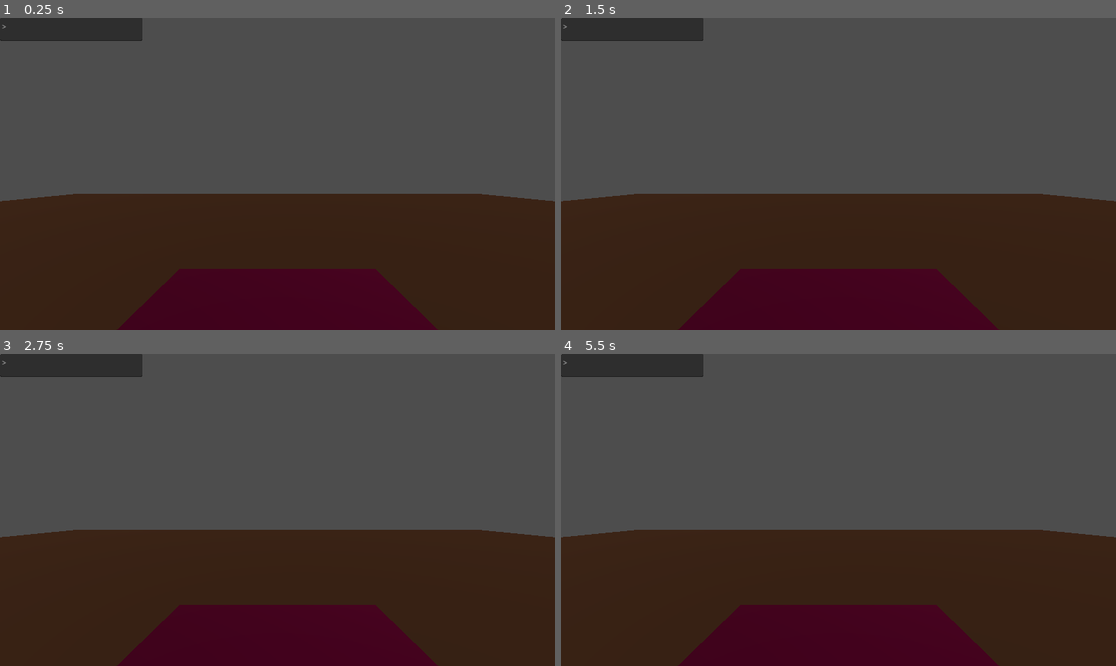
Above: before the commit, frames 1-4 (two rows, left to right).
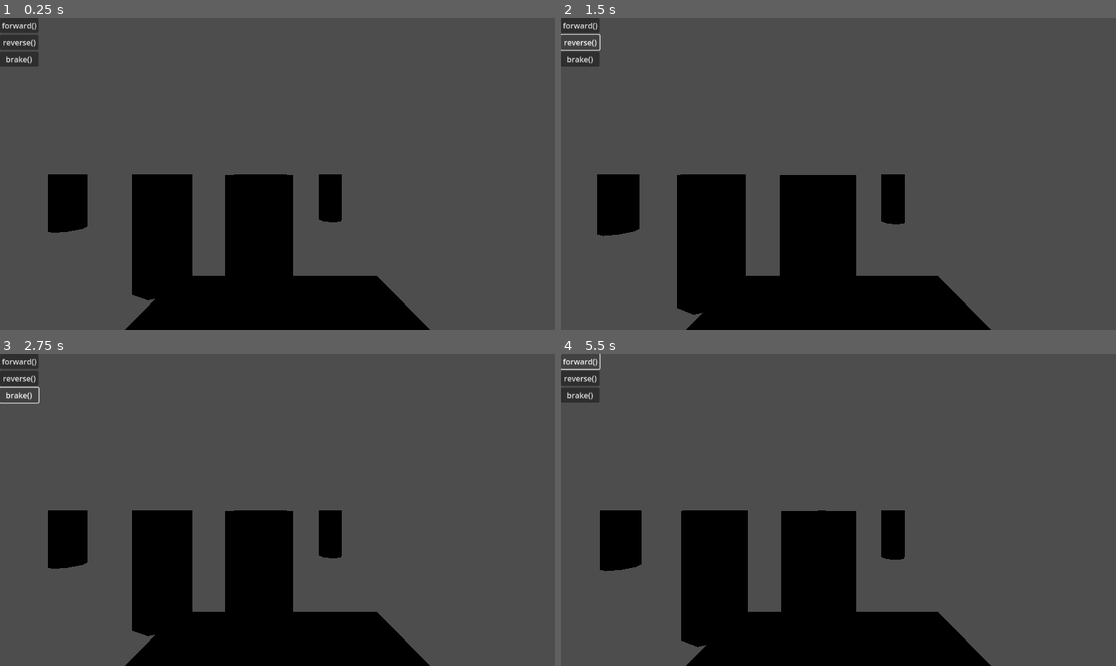
Above: after the commit, the same moments.

Repository: PandorasGit/RoverGame
Game: Godot game, scene res://DevRoom.tscn
The game is run twice, just before and just after one commit, with the same random seed, the same clock (stepped at 60 frames per second) and the same inputs. Before the commit the project starts from res://Level.tscn.
Inputs (mouse positions are in pixels of both pictures, inside the frame that each line leads up to):
- Up to frame 1 (0.25 s): no input
- Up to frame 2 (1.5 s): click (577, 24) at 0.5 s, where only the run after the commit has a clickable "forward()"; click (577, 42) at 1.25 s, where only the run after the commit has a clickable "reverse()"
- Up to frame 3 (2.75 s): click (16, 394) at 2 s, where only the run after the commit has a clickable "brake()"
- Up to frame 4 (5.5 s): click (577, 360) at 2.75 s, where only the run after the commit has a clickable "forward()"; click (577, 378) at 3.5 s, where only the run after the commit has a clickable "reverse()"; click (577, 394) at 4.25 s, where only the run after the commit has a clickable "brake()"; click (577, 360) at 5 s, where only the run after the commit has a clickable "forward()"

The runs differ from the first frame. In frame 1, 47% of the frame differs, in the area x 0-100%, y 0-100%; in frame 2, 48%; in frame 3, 47%; in frame 4, 48%.

Commit message:
Add basic rover functions and dev room level

Diff:
--- a/project/Console/Console.gd
+++ /dev/null
@@ -1,12 +0,0 @@
-extends Control
-
-@export var rover : Node3D
-
-signal going
-
-
-func _process(delta):
-	if Input.is_action_just_pressed("confirm_input"):
-		if $TextEdit.text.rstrip("\n") == "go":
-			emit_signal("going")
-		$TextEdit.clear()
--- a/project/Console/Console.tscn
+++ /dev/null
@@ -1,18 +0,0 @@
-[gd_scene load_steps=2 format=3 uid="uid://r5sormr2bv41"]
-
-[ext_resource type="Script" path="res://Console/Console.gd" id="1_r6xil"]
-
-[node name="Console" type="Control"]
-layout_mode = 3
-anchors_preset = 15
-anchor_right = 1.0
-anchor_bottom = 1.0
-grow_horizontal = 2
-grow_vertical = 2
-script = ExtResource("1_r6xil")
-
-[node name="TextEdit" type="TextEdit" parent="."]
-layout_mode = 0
-offset_right = 296.0
-offset_bottom = 48.0
-placeholder_text = ">"
--- /dev/null
+++ b/project/DevRoom.tscn
@@ -0,0 +1,28 @@
+[gd_scene load_steps=2 format=3 uid="uid://i1fr2h6a5dsh"]
+
+[ext_resource type="PackedScene" uid="uid://bo0k232m32wxv" path="res://Rover/rover.tscn" id="1_2ld4n"]
+
+[node name="DevRoom" type="Node3D"]
+
+[node name="CSGCylinder3D" type="CSGCylinder3D" parent="."]
+transform = Transform3D(1, 0, 0, 0, 1, 0, 0, 0, 1, -2.06958, 0, -3.22137)
+
+[node name="CSGCylinder3D2" type="CSGCylinder3D" parent="."]
+transform = Transform3D(1, 0, 0, 0, 1, 0, 0, 0, 1, 7.64555, 0, -1.18051)
+
+[node name="CSGCylinder3D3" type="CSGCylinder3D" parent="."]
+transform = Transform3D(1, 0, 0, 0, 1, 0, 0, 0, 1, -3.39303, 0, 2.73209)
+
+[node name="CSGCylinder3D4" type="CSGCylinder3D" parent="."]
+transform = Transform3D(1, 0, 0, 0, 1, 0, 0, 0, 1, 2.32451, 0, -8.43028)
+
+[node name="CSGCylinder3D5" type="CSGCylinder3D" parent="."]
+transform = Transform3D(1, 0, 0, 0, 1, 0, 0, 0, 1, 5.59933, 0, 5.97436)
+
+[node name="CSGCylinder3D6" type="CSGCylinder3D" parent="."]
+transform = Transform3D(1, 0, 0, 0, 1, 0, 0, 0, 1, -7.64921, 0, -6.91893)
+
+[node name="CSGCylinder3D7" type="CSGCylinder3D" parent="."]
+transform = Transform3D(1, 0, 0, 0, 1, 0, 0, 0, 1, -0.26665, 0, -2.46573)
+
+[node name="Rover" parent="." instance=ExtResource("1_2ld4n")]
--- a/project/Level.tscn
+++ /dev/null
@@ -1,23 +0,0 @@
-[gd_scene load_steps=3 format=3 uid="uid://d3f1wfqnfjo6k"]
-
-[ext_resource type="PackedScene" uid="uid://dgw16welgavqv" path="res://Rover/Rover.tscn" id="1_o1wor"]
-[ext_resource type="PackedScene" uid="uid://r5sormr2bv41" path="res://Console/Console.tscn" id="2_f1p5l"]
-
-[node name="Level" type="Node3D"]
-
-[node name="Rover" parent="." node_paths=PackedStringArray("console") instance=ExtResource("1_o1wor")]
-transform = Transform3D(1, 0, 0, 0, 1, 0, 0, 0, 1, 0, 0.656491, 0)
-console = NodePath("../Console")
-
-[node name="CSGBox3D" type="CSGBox3D" parent="."]
-transform = Transform3D(31.5138, 0, 0, 0, 0.17951, 0, 0, 0, 30.4156, 0, 0, 0)
-
-[node name="DirectionalLight3D" type="DirectionalLight3D" parent="."]
-transform = Transform3D(0.587034, 0.175049, -0.790411, 0.0798012, 0.959076, 0.271671, 0.80562, -0.222556, 0.549041, -5.11684, 3.17876, 0)
-light_color = Color(0.772549, 0.509804, 0.352941, 1)
-light_energy = 0.833
-
-[node name="Console" parent="." node_paths=PackedStringArray("rover") instance=ExtResource("2_f1p5l")]
-rover = NodePath("../Rover")
-
-[connection signal="going" from="Console" to="Rover" method="_on_console_going"]
--- a/project/Rover/Rover.gd
+++ b/project/Rover/Rover.gd
@@ -1,14 +1,47 @@
 extends Node3D
 
-@export var console : Control
 
-var rover_moving = false
+var speed = 0
 
 
 func _process(delta):
-	if rover_moving == true:
-		self.global_position.z += -0.1
+	global_position.z += speed
+
+func forward():
+	speed = -0.01
 
 
-func _on_console_going():
-	rover_moving = true
+func reverse():
+	speed = 0.01
+
+
+func brake():
+	speed = 0
+
+
+func spin(degrees : int):
+	pass
+
+
+func switch_camera(camera : Camera3D):
+	pass
+
+
+func rotate_camera(degress : int):
+	pass
+
+
+func pitch_shoulder(degrees : int):
+	pass
+
+
+func pitch_elbow(degrees : int):
+	pass
+
+
+func open_claw():
+	pass
+
+
+func close_claw():
+	pass
--- a/project/Rover/Rover.tscn
+++ b/project/Rover/Rover.tscn
@@ -1,15 +1,31 @@
-[gd_scene load_steps=3 format=3 uid="uid://dgw16welgavqv"]
+[gd_scene load_steps=2 format=3 uid="uid://bo0k232m32wxv"]
 
-[ext_resource type="Script" path="res://Rover/Rover.gd" id="1_i7xi4"]
-
-[sub_resource type="StandardMaterial3D" id="StandardMaterial3D_rk8cp"]
-albedo_color = Color(0.603922, 0, 0.670588, 1)
+[ext_resource type="Script" path="res://Rover/rover.gd" id="1_bmicv"]
 
 [node name="Rover" type="Node3D"]
-script = ExtResource("1_i7xi4")
+script = ExtResource("1_bmicv")
 
 [node name="CSGBox3D" type="CSGBox3D" parent="."]
-material = SubResource("StandardMaterial3D_rk8cp")
 
 [node name="Camera3D" type="Camera3D" parent="."]
-transform = Transform3D(1, 0, 0, 0, 1, 0, 0, 0, 1, 0, 0.984781, 0.539556)
+transform = Transform3D(1, 0, 0, 0, 1, 0, 0, 0, 1, 0, 1.01093, 0.520652)
+
+[node name="VBoxContainer" type="VBoxContainer" parent="."]
+offset_right = 40.0
+offset_bottom = 40.0
+
+[node name="Forward" type="Button" parent="VBoxContainer"]
+layout_mode = 2
+text = "forward()"
+
+[node name="Reverse" type="Button" parent="VBoxContainer"]
+layout_mode = 2
+text = "reverse()"
+
+[node name="Brake" type="Button" parent="VBoxContainer"]
+layout_mode = 2
+text = "brake()"
+
+[connection signal="pressed" from="VBoxContainer/Forward" to="." method="forward"]
+[connection signal="pressed" from="VBoxContainer/Reverse" to="." method="reverse"]
+[connection signal="pressed" from="VBoxContainer/Brake" to="." method="brake"]
--- a/project/project.godot
+++ b/project/project.godot
@@ -11,7 +11,7 @@
 [application]
 
 config/name="project"
-run/main_scene="res://Level.tscn"
+run/main_scene="res://DevRoom.tscn"
 config/features=PackedStringArray("4.0", "Forward Plus")
 config/icon="res://icon.svg"
 
